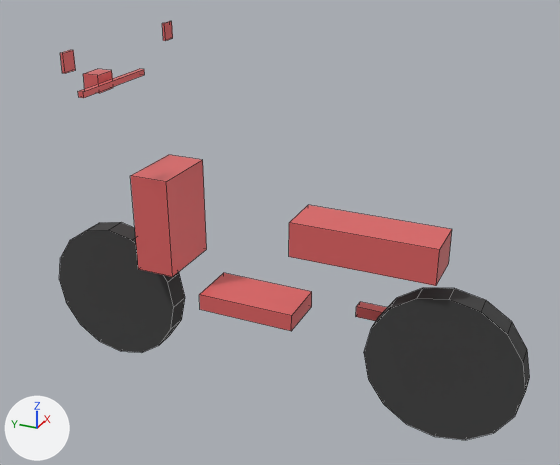
The FBX model Assets/_Project/Models/Vehicle_Scooter.fbx as it was, and as the next commit left it.
Both versions are drawn from a 50 mm camera at (-2.138, -1.005, 1.689) aimed at (0.017, -0.035, 0.611). The lights are fixed; the arrows at lower left show +X, +Y and +Z. The first picture is the older version. Mesh edges are drawn as thin lines. Where no turn or scale is listed for an object, it has been applied to the vertices.

Names of what the first picture shows: 'Scooter_Body', 'Steering_Fork', 'Wheel_Front', 'Wheel_Rear'.
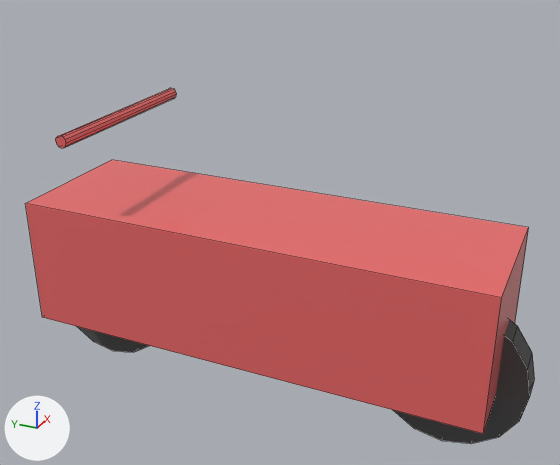
What differs and where, as boxes [x1, y1, x2, y2] in the pictures (560 x 465 px):
'Vehicle_Scooter', added (red)
    after: [25, 88, 529, 434]
'Scooter_Body', deleted (red)
    before: [131, 155, 452, 331]
'Wheel_Rear', moved, rescaled
    before: [364, 288, 530, 440]
    after: [393, 320, 535, 444]
'Wheel_Front', moved
    before: [59, 222, 185, 353]
    after: [76, 326, 149, 352]
'Steering_Fork', deleted (red)
    before: [60, 21, 173, 98]

The change, as a diff of the scene's bpy script:
```diff
--- a/Assets/_Project/Models/Vehicle_Scooter.fbx.py
+++ b/Assets/_Project/Models/Vehicle_Scooter.fbx.py
@@ mat_mat_scooter_body @@
+mat_mat_scooter_body = principled_material('MAT_Scooter_Body')
+mat_mat_scooter_body.base_color = (0.88, 0.15, 0.15)  # red #f16c6c
+mat_mat_scooter_body.metallic = 0.1
+mat_mat_scooter_body.roughness = 0.22
@@ me_wheel_rear_mesh @@
 # used by ob_wheel_rear; location = (0.0, -0.625, 0.26)
-me_wheel_rear_mesh.from_pydata(...)  # 32 vertices, 18 faces; spans x -0.04..0.04, y -0.26..0.26, z -0.26..0.26
+me_wheel_rear_mesh.from_pydata(...)  # 32 vertices, 18 faces; spans x -0.05..0.05, y -0.25..0.25, z -0.25..0.25
+# me_wheel_rear_mesh part 1: the whole mesh is scaled about its middle by (1.25, 0.962, 0.962)
 me_wheel_rear_mesh.materials.append(mat_mat_scooter_rubber)
@@ me_scooter_body_mesh_1 @@
+me_scooter_body_mesh_1.from_pydata(...)  # 32 vertices, 20 faces; spans x -0.32..0.32, y -0.8..0.8, z 0.22..0.97
+me_scooter_body_mesh_1.materials.append(mat_mat_scooter_body)  # red #f16c6c
@@ ob_wheel_front @@
 ob_wheel_front = bpy.data.objects.new('Wheel_Front', me_wheel_front_mesh)
-ob_wheel_front.location = (0.0, 0.625, 0.26)
+ob_wheel_front.location = (0.0, 0.65, 0.25)
@@ ob_steering_fork @@
-ob_steering_fork = bpy.data.objects.new('Steering_Fork', me_steering_fork_mesh)
-ob_steering_fork.location = (0.0, 0.575, 0.61)
@@ ob_wheel_rear @@
 ob_wheel_rear = bpy.data.objects.new('Wheel_Rear', me_wheel_rear_mesh)
-ob_wheel_rear.location = (0.0, -0.625, 0.26)
+ob_wheel_rear.location = (0.0, -0.65, 0.25)
@@ ob_scooter_body @@
-ob_scooter_body = bpy.data.objects.new('Scooter_Body', me_scooter_body_mesh)
-ob_scooter_body.location = (0.0, 0.0, 0.0)
@@ ob_vehicle_scooter @@
+ob_vehicle_scooter = bpy.data.objects.new('Vehicle_Scooter', me_scooter_body_mesh_1)
+ob_vehicle_scooter.location = (0.0, 0.0, 0.0)
```
